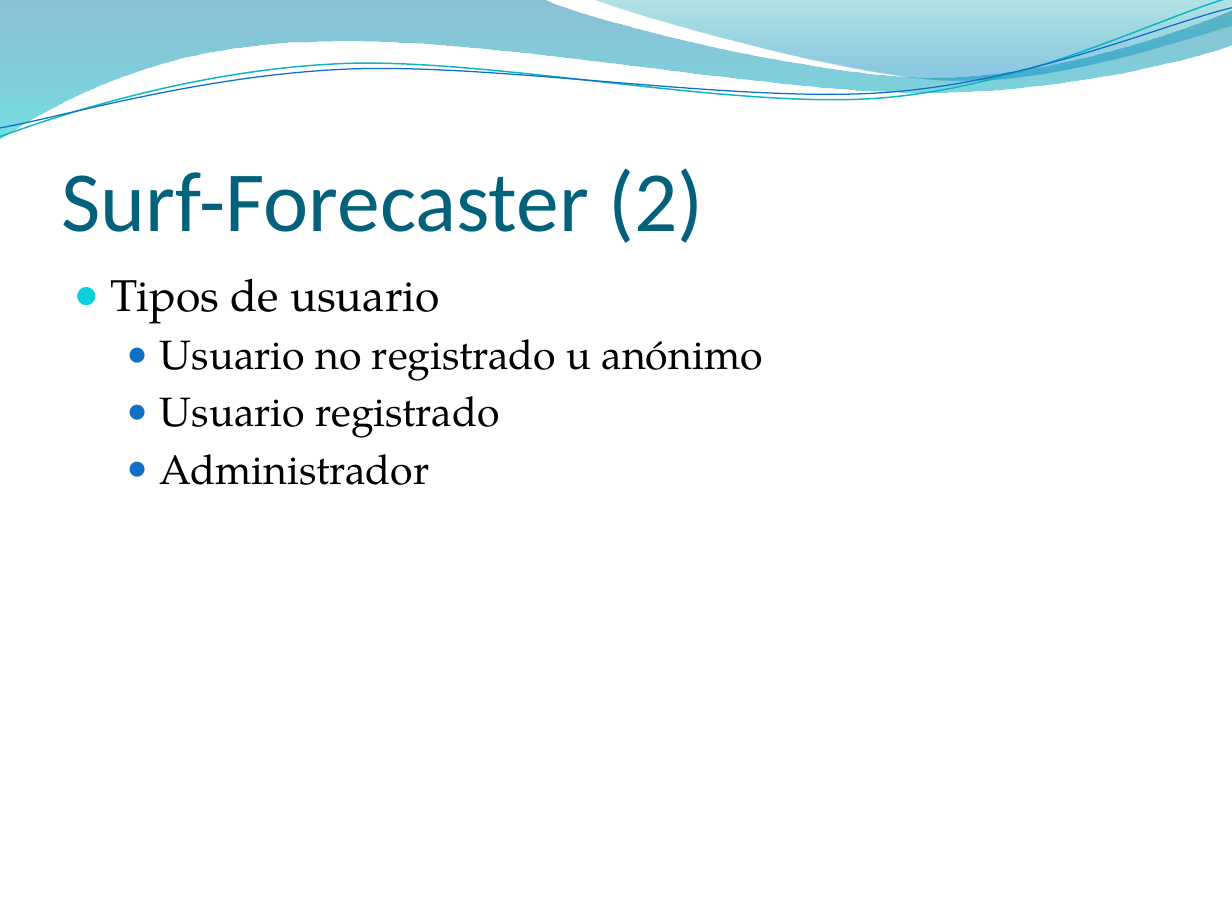
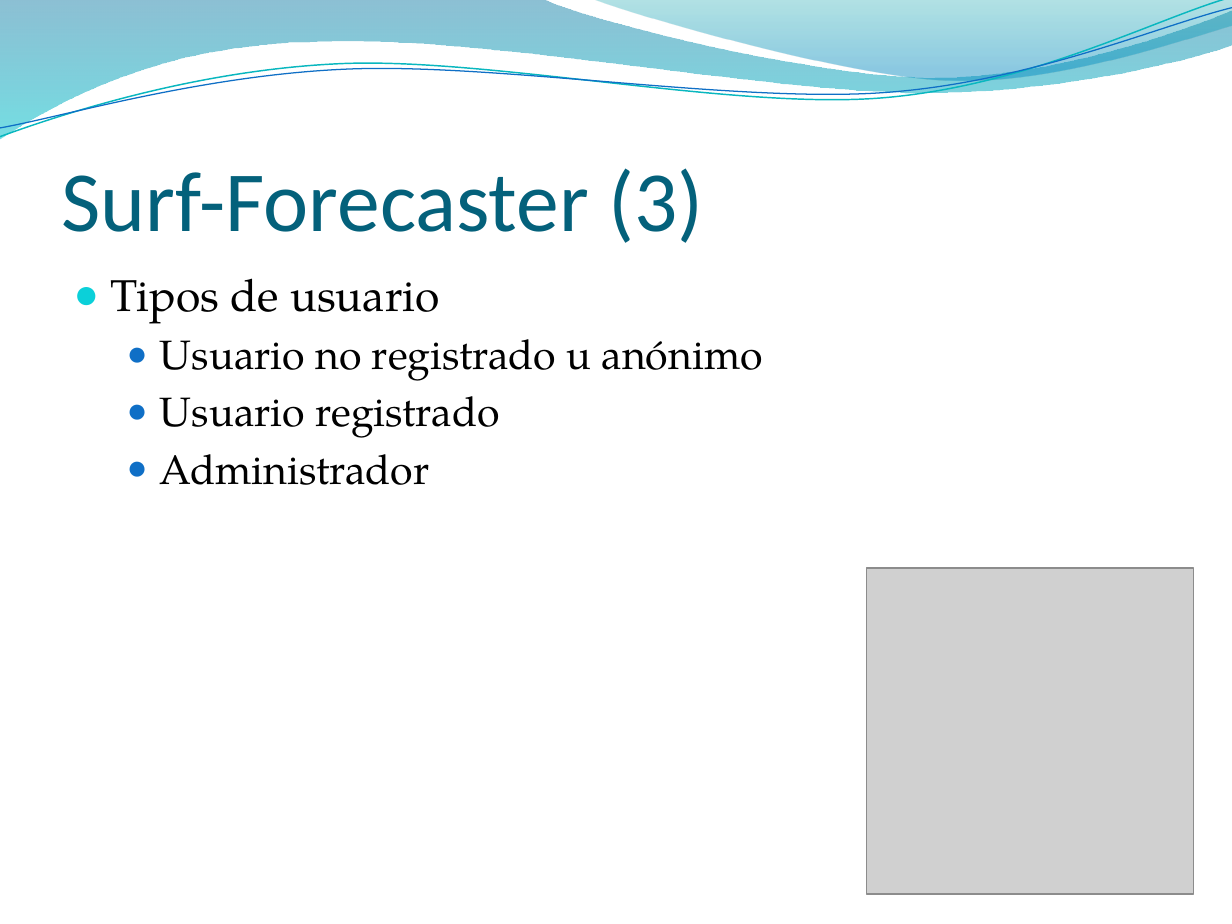
Before and after one commit to jaffadog/neuralito, a slide deck: slide 18 of neuralito/ArfGen/docs/Entregas/Informe Final/presentacion/maxi.pptx (slide 16 before the commit). Drawn at 1232x924 pixels with LibreOffice and Linux fonts; fonts in the diff are those of the drawing; grey boxes stand for pictures; background and template pictures are left out. Boxes give left, top, right and bottom in pixels: in the first picture for what was removed or moved away, otherwise in the second. Text is boxed around its words. In the diff, an @@ line names an element or a change of style, - is before the commit and + after.

```diff
--- a/neuralito/ArfGen/docs/Entregas/Informe Final/presentacion/maxi.pptx
+++ b/neuralito/ArfGen/docs/Entregas/Informe Final/presentacion/maxi.pptx
@@ title at (x1=62, y1=168, x2=703, y2=243): text changed @@
-Surf-Forecaster (2)
+Surf-Forecaster (3)
@@ picture added at (x1=866, y1=568, x2=1194, y2=894) @@
```
Also in this commit, not shown: 20 other slides changed, 2 slides added.
